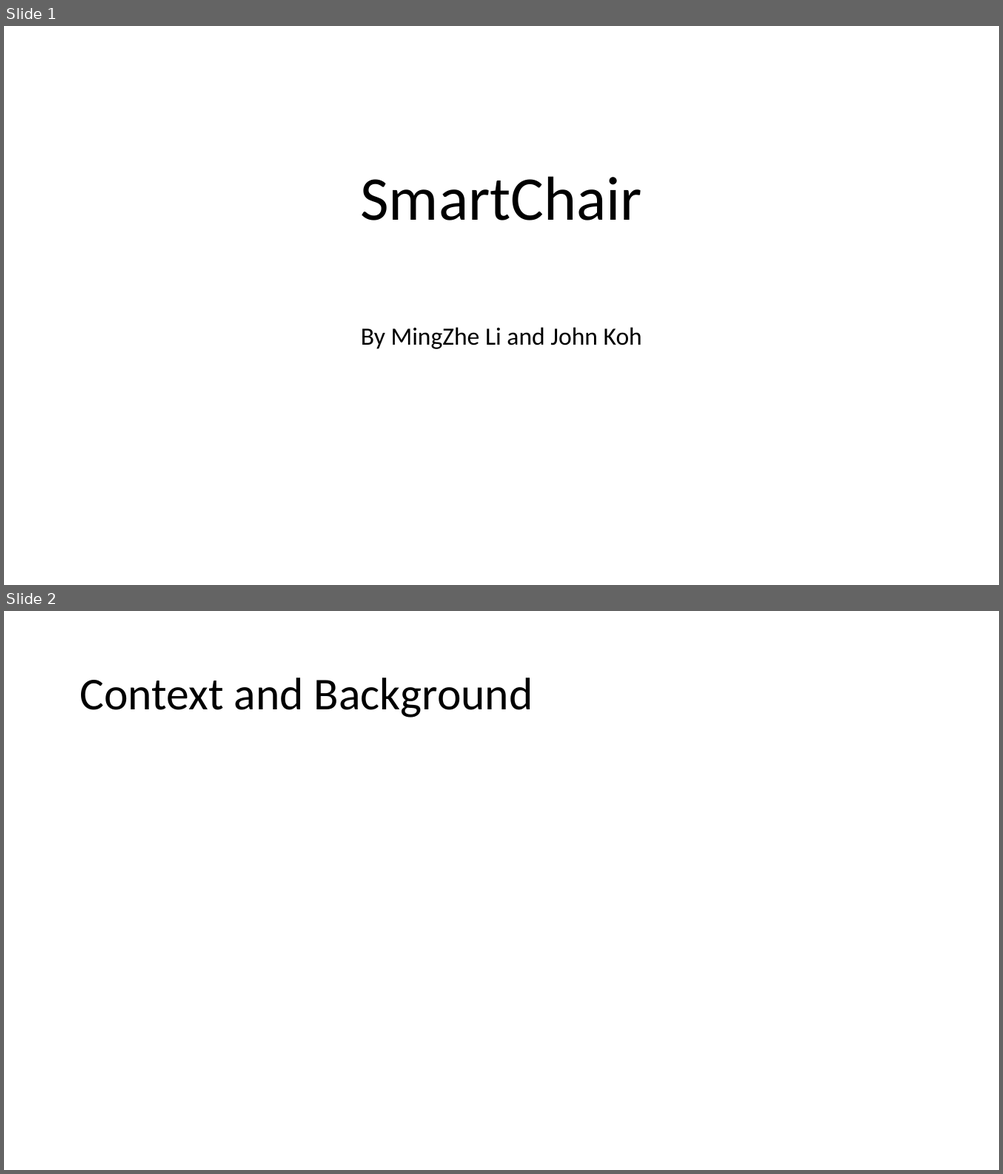
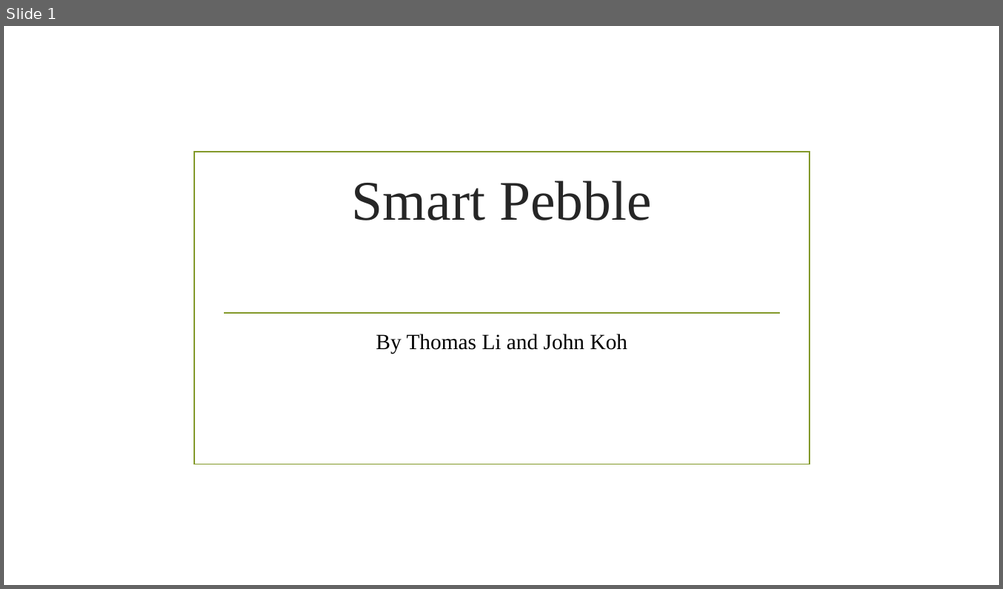
Before and after one commit to johnkmj/tufts_comp50_shared, a slide deck: HW1.pptx. Shown one above the other, each under a label of ours: slides 1 and 2 before the commit, slide 1 after it. The pictures are 1003x1174 and 1003x589 pixels, drawn with LibreOffice and Linux fonts; fonts in the diff are those of the drawing; background and template pictures are left out. Boxes give left, top, right and bottom in pixels: in the first picture for what was removed or moved away, otherwise in the second. Text is boxed around its words. In the diff, an @@ line names an element or a change of style, - is before the commit and + after.

```diff
--- a/HW1.pptx
+++ b/HW1.pptx
@@ slide 2 removed at (4, 611, 999, 1170), background #FFFFFF @@
@@ title removed at (79, 678, 533, 718) @@
-Context and Background
@@ slide 1 changed as well @@
@@ rectangle added at (194, 152, 810, 465), outline #83992A 1.25 pt @@
@@ title at (352, 181, 652, 221): text changed; size 60 to 54 pt; font Calibri to Times New Roman; text colour #000000 to #262626 @@
-SmartChair
+Smart Pebble
@@ line added from (223, 313) to (780, 313), #83992A 1.25 pt @@
@@ subtitle at (375, 334, 628, 354): text changed; size 24 to 21 pt; font Calibri to Times New Roman @@
-By MingZhe Li and John Koh
+By Thomas Li and John Koh
```
Also in this commit, not shown: 4 other slides changed, 2 slides added, 1 other slide removed.
